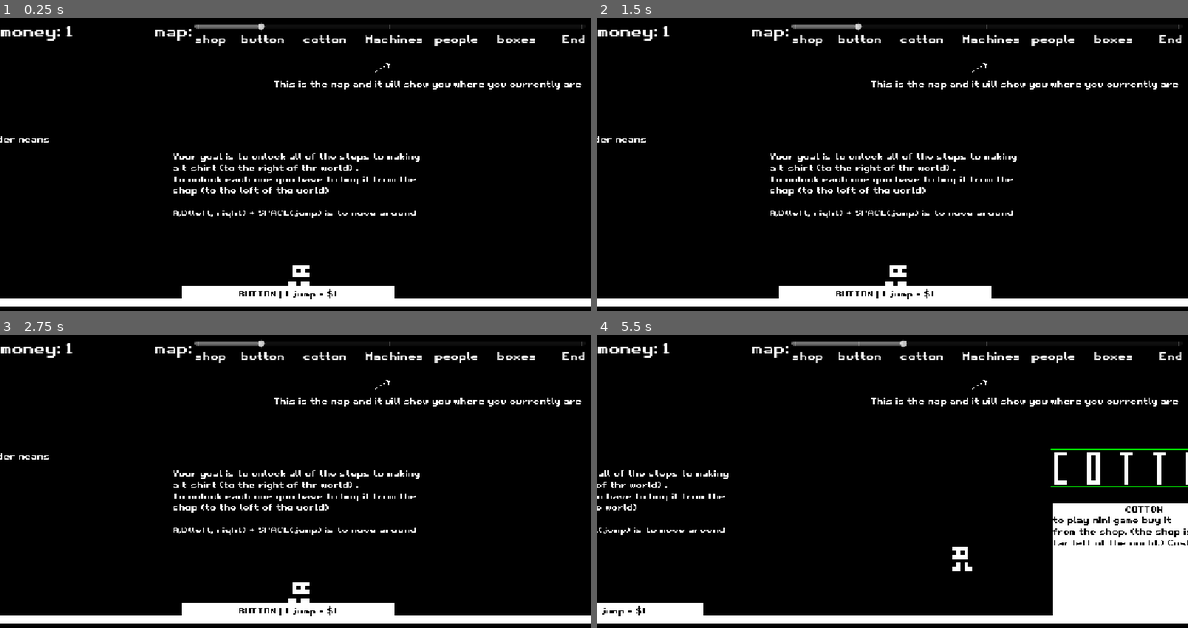
Above: before the commit, frames 1-4 (two rows, left to right).
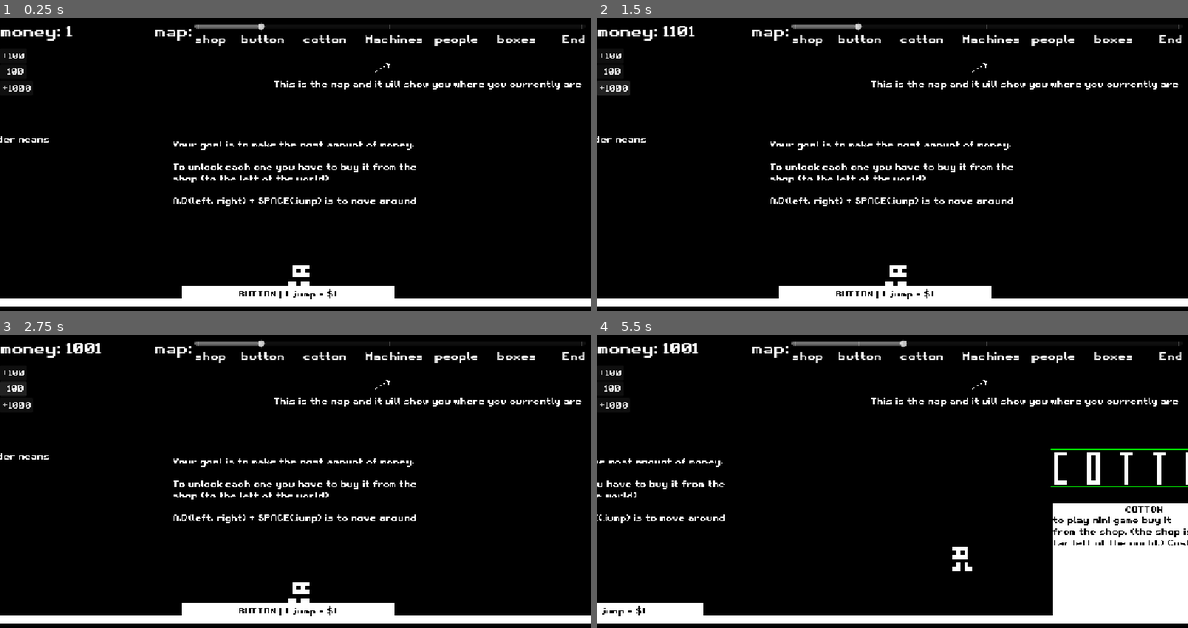
Above: after the commit, the same moments.

Repository: simonM-b/world-history-midterm
Game: Godot game, scene res://scene + script/main.tscn
Same seed, same stepped clock (60 frames per second), same inputs: the game is played once before the commit and once after it.
Inputs (mouse positions are in pixels of both pictures, inside the frame that each line leads up to):
- Up to frame 1 (0.25 s): no input
- Up to frame 2 (1.5 s): click (608, 56) at 0.5 s, where only the run after the commit has a clickable "+100"; click (614, 88) at 1.25 s, where only the run after the commit has a clickable "+1000"
- Up to frame 3 (2.75 s): click (11, 387) at 2 s, where only the run after the commit has a clickable "-100"
- Up to frame 4 (5.5 s): tap Enter (ui_accept) at 2.75, 4.25, 5 s; move the mouse to (862, 566) at 2.77 s; hold Right (right) 2.78-3.5 s; hold Shift (2x speed, bound only after the commit) 2.78-3.5 s; click (862, 566) at 2.92 s; tap Space (jump) at 3.02, 3.05, 3.32, 4.35, 4.52, 4.82, 5.3 s; click (1158, 466) at 3.5 s; move the mouse to (1069, 548) at 4.27 s; hold Right (right) 4.28-5.03 s; click (1069, 548) at 4.42 s; tap Shift (2x speed, bound only after the commit) at 4.55 s; move the mouse to (715, 449) at 5.02 s; hold A (left) from 5.03 s (still down); hold Shift (2x speed, bound only after the commit) from 5.03 s (still down); click (715, 449) at 5.17 s

The runs differ from the first frame. In frame 1, 2.1% of the frame differs, in the area x 0-71%, y 12-69%; in frame 2, 2.4%, in the area x 0-71%, y 2-69%; in frame 3, 2.4%; in frame 4, 1.1%.

Commit message:
fixed bugs

Diff:
--- a/GLOBAL.gd
+++ b/GLOBAL.gd
@@ -5,6 +5,10 @@
 
 var playerPos
 var playerVel
+var pSpeed = 1200
+var xPSpeed = 2400
+var allowMoreSpeed = false
+
 
 var money = 0
 
@@ -23,6 +27,15 @@
 	boxes = 5000
 }
 
+var shopCostItem = {
+	speed = 100,
+	cotton = 25,
+	machines = 1000,
+	people = 9000,
+	boxes = 20000,
+	end = 291100
+}
+
 # Called when the node enters the scene tree for the first time.
 func _ready() -> void:
 	pass # Replace with function body.
--- a/project.godot
+++ b/project.godot
@@ -52,6 +52,12 @@
 "events": [Object(InputEventKey,"resource_local_to_scene":false,"resource_name":"","device":-1,"window_id":0,"alt_press …(191 unchanged characters)…
 ]
 }
+"2x speed"={
+"deadzone": 0.2,
+"events": [Object(InputEventKey,"resource_local_to_scene":false,"resource_name":"","device":-1,"window_id":0,"alt_pressed":false,"shift_pressed":false,"ctrl_pressed":false,"meta_pressed":false,"pressed":false,"keycode":0,"physical_keycode":4194325,"key_label":0,"unicode":0,"location":0,"echo":false,"script":null)
+, Object(InputEventKey,"resource_local_to_scene":false,"resource_name":"","device":-1,"window_id":0,"alt_pressed":false,"shift_pressed":false,"ctrl_pressed":false,"meta_pressed":false,"pressed":false,"keycode":0,"physical_keycode":4194325,"key_label":0,"unicode":0,"location":0,"echo":false,"script":null)
+]
+}
 
 [rendering]
 
--- a/scene + script/boxes_ui.gd
+++ b/scene + script/boxes_ui.gd
@@ -141,7 +141,7 @@
 
 func checkBlockCorrectOrder():
 	if otime:
-		print(sizeList)
+		#print(sizeList)
 		var arr = sizeList
 		for i in range(arr.size() - 1):
 
@@ -150,7 +150,7 @@
 				return null
 
 		$"after correct reset timer".start()
-		print("correct")
+		#print("correct")
 		otime = false
 
 
--- a/scene + script/boxes_ui.tscn
+++ b/scene + script/boxes_ui.tscn
@@ -217,7 +217,6 @@
 collision_mask = 6
 
 [node name="overide" type="Button" parent="."]
-visible = false
 layout_mode = 0
 offset_right = 8.0
 offset_bottom = 8.0
--- a/scene + script/cotton_ui.tscn
+++ b/scene + script/cotton_ui.tscn
@@ -96,7 +96,7 @@
 offset_bottom = 400.0
 theme_override_font_sizes/font_size = 32
 text = "Each     is a cotton. click 2-3 times
-to harvest. 1 cotton = $5"
+to harvest. 1 cotton gives you $5"
 
 [node name="Sprite2D" type="Sprite2D" parent="Label"]
 position = Vector2(130, 21)
--- a/scene + script/machines_ui.gd
+++ b/scene + script/machines_ui.gd
@@ -8,10 +8,12 @@
 var topY = 75.0
 var held_object = null
 
+
 @onready var cottonSPRITE = $cotton
 
 # Called when the node enters the scene tree for the first time.
 func _ready() -> void:
+	process_mode = Node.PROCESS_MODE_DISABLED
 	$ColorRect2.show()
 
 
@@ -53,3 +55,13 @@
 	if area.is_in_group("cotton mach"):
 		GLOBAL.money += GLOBAL.minigameMoney.machines
 		area.queue_free()
+
+
+func _on_area_2d_area_entered(area: Area2D) -> void:
+	if area.is_in_group("Mplayer"):
+		process_mode = Node.PROCESS_MODE_INHERIT
+
+
+func _on_area_2d_area_exited(area: Area2D) -> void:
+	if area.is_in_group("Mplayer"):
+		process_mode = Node.PROCESS_MODE_DISABLED
--- a/scene + script/machines_ui.tscn
+++ b/scene + script/machines_ui.tscn
@@ -21,6 +21,9 @@
 
 [sub_resource type="RectangleShape2D" id="RectangleShape2D_npwmm"]
 size = Vector2(8.300002, 4.0999994)
+
+[sub_resource type="RectangleShape2D" id="RectangleShape2D_xupji"]
+size = Vector2(1446, 652)
 
 [node name="machines ui" type="Control"]
 layout_mode = 3
@@ -195,7 +198,7 @@
 green arrow keys.
 Each time the cotton
 and     touch you get
-50 points
+$50
 "
 
 [node name="mc2" type="Sprite2D" parent="Label"]
@@ -218,8 +221,20 @@
 texture = ExtResource("1_2kpsr")
 region_enabled = true
 region_rect = Rect2(48, 40, 8, 8)
+
+[node name="Area2D" type="Area2D" parent="."]
+process_mode = 3
+collision_layer = 2048
+collision_mask = 2048
+
+[node name="CollisionShape2D" type="CollisionShape2D" parent="Area2D"]
+process_mode = 3
+position = Vector2(355, 258)
+shape = SubResource("RectangleShape2D_xupji")
 
 [connection signal="pressed" from="ColorRect/MarginContainer/VBoxContainer/CenterContainer/HBoxContainer/left" to="." method="_on_left_pressed"]
 [connection signal="pressed" from="ColorRect/MarginContainer/VBoxContainer/CenterContainer/HBoxContainer/right" to="." method="_on_right_pressed"]
 [connection signal="area_entered" from="mc/mc coll" to="." method="_on_mc_coll_area_entered"]
 [connection signal="timeout" from="Timer" to="." method="_on_timer_timeout"]
+[connection signal="area_entered" from="Area2D" to="." method="_on_area_2d_area_entered"]
+[connection signal="area_exited" from="Area2D" to="." method="_on_area_2d_area_exited"]
--- a/scene + script/main.tscn
+++ b/scene + script/main.tscn
@@ -169,12 +169,11 @@
 texture_filter = 1
 position = Vector2(-1, 0)
 scale = Vector2(16, 16)
-tile_map_data = PackedByteArray("AAAEAP7/AAAJAAMAAAAFAP3/AAA …(3640 unchanged characters)… 2APv/AAAIAAkAAAA3APv/AAANAAkAAAA4APv/AAACAAkAAAA5APv/AAADAAsAAABSAPv/AAABAAkAAABT …(418 unchanged characters)…
+tile_map_data = PackedByteArray("AAAEAP7/AAAJAAMAAAAFAP3/AAA …(3640 unchanged characters)… 2APv/AAAIAAkAAAA3APv/AAANAAkAAAA4APv/AAAEAAkAAAA5APv/AAADAAsAAABSAPv/AAABAAkAAABT …(418 unchanged characters)…
 tile_set = SubResource("TileSet_nk0ok")
 
 [node name="main player" parent="." instance=ExtResource("1_je4m1")]
 position = Vector2(2856, -221)
-jumpSpeed = -2000
 
 [node name="floor" type="StaticBody2D" parent="."]
 
@@ -383,12 +382,12 @@
 
 [node name="Label" type="Label" parent="."]
 offset_left = 2370.0
-offset_top = -575.0
+offset_top = -623.0
 offset_right = 3349.0
-offset_bottom = -314.0
+offset_bottom = -362.0
 theme_override_font_sizes/font_size = 32
-text = "Your goal is to unlock all of the steps to making
-a t-shirt (to the right of thr world) .
+text = "Your goal is to make the most amount of money.
+
 To unlock each one you have to buy it from the
 shop (to the left of the world)
 
--- a/scene + script/main_player.gd
+++ b/scene + script/main_player.gd
@@ -1,7 +1,6 @@
 extends CharacterBody2D
 
-@export var speed = 1200
-@export var jumpSpeed = -1800
+@export var jumpSpeed = -2000
 @export var gravity = 8000
 @export_range(0.0, 1.0) var friction = 0.1
 @export_range(0.0 , 1.0) var acceleration = 0.25
@@ -10,10 +9,21 @@
 @onready var sprite = $AnimatedSprite2D
 
 var canJump = false
+var speed = GLOBAL.pSpeed
 
 
 
 func _physics_process(delta):
+	if GLOBAL.allowMoreSpeed:
+		$Label.show()
+	else:
+		$Label.hide()
+
+	if Input.is_action_pressed("2x speed") and GLOBAL.allowMoreSpeed:
+		speed = GLOBAL.xPSpeed
+	else:
+		speed = GLOBAL.pSpeed
+
 	GLOBAL.mapProgress = ((900 - position.x)/2000 )*-1
 	#print(GLOBAL.mapProgress)
 
--- a/scene + script/main_player.tscn
+++ b/scene + script/main_player.tscn
@@ -51,7 +51,9 @@
 [node name="jumpray" type="RayCast2D" parent="."]
 target_position = Vector2(0, 400)
 
-[node name="Area2D" type="Area2D" parent="."]
+[node name="Area2D" type="Area2D" parent="." groups=["Mplayer"]]
+collision_layer = 2049
+collision_mask = 2049
 
 [node name="CollisionShape2D2" type="CollisionShape2D" parent="Area2D"]
 shape = SubResource("CapsuleShape2D_w0r2c")
@@ -63,4 +65,14 @@
 animation = &"new_animation"
 frame = 1
 
+[node name="Label" type="Label" parent="."]
+offset_left = -118.0
+offset_top = -137.0
+offset_right = 113.0
+offset_bottom = -72.0
+theme_override_font_sizes/font_size = 24
+text = "hold SHIFT for
+2x speed"
+horizontal_alignment = 1
+
 [connection signal="area_entered" from="Area2D" to="." method="_on_area_2d_area_entered"]
--- /dev/null
+++ b/scene + script/people_ui.tscn
@@ -0,0 +1,104 @@
+[gd_scene format=3 uid="uid://bhyb2n8hqkea"]
+
+[node name="people ui" type="Control"]
+layout_mode = 3
+anchors_preset = 15
+anchor_right = 1.0
+anchor_bottom = 1.0
+grow_horizontal = 2
+grow_vertical = 2
+
+[node name="ColorRect" type="ColorRect" parent="."]
+layout_mode = 0
+offset_right = 709.0
+offset_bottom = 457.0
+mouse_filter = 2
+
+[node name="MarginContainer" type="MarginContainer" parent="ColorRect"]
+layout_mode = 0
+offset_right = 708.0
+offset_bottom = 455.0
+mouse_filter = 2
+theme_override_constants/margin_left = 10
+theme_override_constants/margin_top = 5
+theme_override_constants/margin_right = 5
+theme_override_constants/margin_bottom = 5
+
+[node name="VBoxContainer" type="VBoxContainer" parent="ColorRect/MarginContainer"]
+layout_mode = 2
+mouse_filter = 2
+
+[node name="Label" type="Label" parent="ColorRect/MarginContainer/VBoxContainer"]
+layout_mode = 2
+theme_override_colors/font_color = Color(0, 0, 0, 1)
+theme_override_font_sizes/font_size = 32
+text = "PEOPLE"
+horizontal_alignment = 1
+
+[node name="ColorRect2" type="ColorRect" parent="ColorRect/MarginContainer/VBoxContainer"]
+layout_mode = 2
+size_flags_vertical = 3
+mouse_filter = 2
+color = Color(0, 0, 0, 1)
+
+[node name="piller" type="ColorRect" parent="."]
+layout_mode = 0
+offset_left = 336.0
+offset_top = 47.0
+offset_right = 376.0
+offset_bottom = 452.0
+
+[node name="block" type="ColorRect" parent="piller"]
+layout_mode = 0
+offset_left = 10.0
+offset_top = 40.0
+offset_right = 30.0
+offset_bottom = 60.0
+color = Color(0, 0, 0, 1)
+
+[node name="block2" type="ColorRect" parent="piller"]
+layout_mode = 0
+offset_left = 10.0
+offset_top = 100.0
+offset_right = 30.0
+offset_bottom = 120.0
+color = Color(0, 0, 0, 1)
+
+[node name="block3" type="ColorRect" parent="piller"]
+layout_mode = 0
+offset_left = 10.0
+offset_top = 160.0
+offset_right = 30.0
+offset_bottom = 180.0
+color = Color(0, 0, 0, 1)
+
+[node name="block4" type="ColorRect" parent="piller"]
+layout_mode = 0
+offset_left = 10.0
+offset_top = 220.0
+offset_right = 30.0
+offset_bottom = 240.0
+color = Color(0, 0, 0, 1)
+
+[node name="block5" type="ColorRect" parent="piller"]
+layout_mode = 0
+offset_left = 10.0
+offset_top = 280.0
+offset_right = 30.0
+offset_bottom = 300.0
+color = Color(0, 0, 0, 1)
+
+[node name="block6" type="ColorRect" parent="piller"]
+layout_mode = 0
+offset_left = 10.0
+offset_top = 340.0
+offset_right = 30.0
+offset_bottom = 360.0
+color = Color(0, 0, 0, 1)
+
+[node name="needle" type="ColorRect" parent="."]
+layout_mode = 0
+offset_left = 97.0
+offset_top = 162.0
+offset_right = 164.0
+offset_bottom = 167.0
--- a/scene + script/shop_ui.gd
+++ b/scene + script/shop_ui.gd
@@ -12,18 +12,29 @@
 
 
 func _on_c_button_pressed() -> void:
-	if GLOBAL.money >= 25:
+	if GLOBAL.money >= GLOBAL.shopCostItem.cotton:
+		GLOBAL.money -= GLOBAL.shopCostItem.cotton
 		GLOBAL.cotton = true
 		$"ColorRect/MarginContainer/VBoxContainer/cotton plant".hide()
 
 
 func _on_m_button_pressed() -> void:
-	if GLOBAL.money >= 1000:
+	if GLOBAL.money >= GLOBAL.shopCostItem.machines:
+		GLOBAL.money -= GLOBAL.shopCostItem.machines
 		GLOBAL.machBought = true
 		$ColorRect/MarginContainer/VBoxContainer/Machines.hide()
 
 
 func _on_b_b_button_pressed() -> void:
-	if GLOBAL.money >= 20000:
+	if GLOBAL.money >= GLOBAL.shopCostItem.boxes:
+		GLOBAL.money -= GLOBAL.shopCostItem.boxes
 		GLOBAL.boxes = true
 		$ColorRect/MarginContainer/VBoxContainer/boxes.hide()
+
+
+
+func _on_wsp_button_pressed() -> void:
+	if GLOBAL.money >= GLOBAL.shopCostItem.speed:
+		GLOBAL.money -= GLOBAL.shopCostItem.speed
+		GLOBAL.allowMoreSpeed = true
+		$"ColorRect/MarginContainer/VBoxContainer/walking speed".hide()
--- a/scene + script/shop_ui.tscn
+++ b/scene + script/shop_ui.tscn
@@ -56,11 +56,10 @@
 theme_override_constants/separation = 34
 
 [node name="walking speed" type="HBoxContainer" parent="ColorRect/MarginContainer/VBoxContainer"]
-modulate = Color(0.69135684, 0.6913568, 0.69135684, 0.39215687)
-layout_mode = 2
-theme_override_constants/separation = 10
-
-[node name="Button" type="Button" parent="ColorRect/MarginContainer/VBoxContainer/walking speed"]
+layout_mode = 2
+theme_override_constants/separation = 10
+
+[node name="WspButton" type="Button" parent="ColorRect/MarginContainer/VBoxContainer/walking speed"]
 custom_minimum_size = Vector2(170, 0)
 layout_mode = 2
 focus_mode = 0
@@ -218,7 +217,7 @@
 theme_override_styles/normal = SubResource("StyleBoxFlat_sjqf3")
 theme_override_styles/pressed = SubResource("StyleBoxFlat_sjqf3")
 theme_override_styles/hover = SubResource("StyleBoxFlat_c23uf")
-text = "buy $20000"
+text = "buy $45000"
 
 [node name="Label" type="Label" parent="ColorRect/MarginContainer/VBoxContainer/boxes"]
 layout_mode = 2
@@ -252,7 +251,7 @@
 theme_override_styles/normal = SubResource("StyleBoxFlat_sjqf3")
 theme_override_styles/pressed = SubResource("StyleBoxFlat_sjqf3")
 theme_override_styles/hover = SubResource("StyleBoxFlat_c23uf")
-text = "buy $291100"
+text = "buy $500000"
 
 [node name="Label" type="Label" parent="ColorRect/MarginContainer/VBoxContainer/make a shirt"]
 layout_mode = 2
@@ -260,6 +259,7 @@
 theme_override_font_sizes/font_size = 25
 text = "Finish the shirt"
 
+[connection signal="pressed" from="ColorRect/MarginContainer/VBoxContainer/walking speed/WspButton" to="." method="_on_wsp_button_pressed"]
 [connection signal="pressed" from="ColorRect/MarginContainer/VBoxContainer/cotton plant/CButton" to="." method="_on_c_button_pressed"]
 [connection signal="pressed" from="ColorRect/MarginContainer/VBoxContainer/Machines/mButton" to="." method="_on_m_button_pressed"]
 [connection signal="pressed" from="ColorRect/MarginContainer/VBoxContainer/boxes/bBButton" to="." method="_on_b_b_button_pressed"]
--- a/scene + script/ui.gd
+++ b/scene + script/ui.gd
@@ -9,3 +9,15 @@
 func _process(delta: float) -> void:
 	$"HBoxContainer/money label".text = "money: " + str(GLOBAL.money)
 	$HBoxContainer/MarginContainer/VBoxContainer/HSlider.value = GLOBAL.mapProgress
+
+
+func _on_moneyii_pressed() -> void:
+	GLOBAL.money += 1000
+
+
+func _on_money_pressed() -> void:
+	GLOBAL.money += 100
+
+
+func _on_moneym_pressed() -> void:
+	GLOBAL.money -= 100
--- a/scene + script/ui.tscn
+++ b/scene + script/ui.tscn
@@ -23,7 +23,7 @@
 custom_minimum_size = Vector2(300, 0)
 layout_mode = 2
 theme_override_font_sizes/font_size = 28
-text = "money:00000000"
+text = "$$$$:00000000"
 
 [node name="slider label" type="Label" parent="HBoxContainer"]
 layout_mode = 2
@@ -107,3 +107,31 @@
 offset_bottom = 119.999985
 rotation = -0.54481465
 text = "--->"
+
+[node name="money" type="Button" parent="."]
+layout_mode = 0
+offset_top = 61.0
+offset_right = 8.0
+offset_bottom = 69.0
+focus_mode = 0
+text = "+100"
+
+[node name="moneyii" type="Button" parent="."]
+layout_mode = 0
+offset_top = 124.0
+offset_right = 52.0
+offset_bottom = 153.0
+focus_mode = 0
+text = "+1000"
+
+[node name="moneym" type="Button" parent="."]
+layout_mode = 0
+offset_top = 92.0
+offset_right = 52.0
+offset_bottom = 121.0
+focus_mode = 0
+text = "-100"
+
+[connection signal="pressed" from="money" to="." method="_on_money_pressed"]
+[connection signal="pressed" from="moneyii" to="." method="_on_moneyii_pressed"]
+[connection signal="pressed" from="moneym" to="." method="_on_moneym_pressed"]
Not shown: 1 places in scene + script/machines_ui.tscn that only renumber resources
